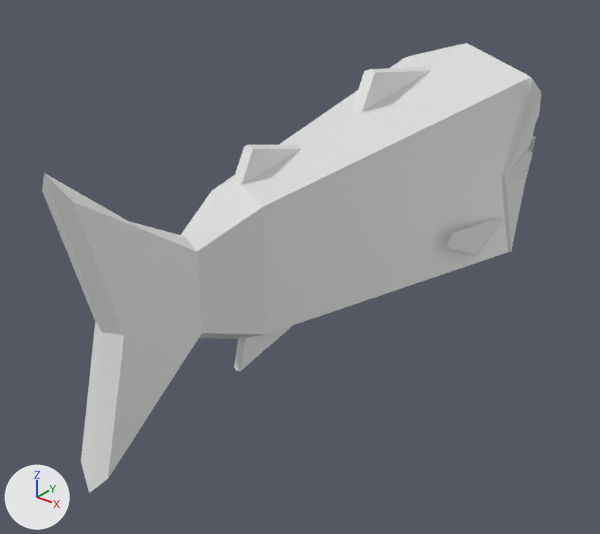
What one commit did to the Blender file scenes/entities/fish.blend.
The view is the same before and after, from a camera (50 mm lens) standing at (3.06, -4.48, 2.13) and looking at (-0.22, -0.38, -0.41). The lights are fixed; the arrows at lower left show +X, +Y and +Z. The picture after the commit comes second.

The first picture shows 'Fish'.
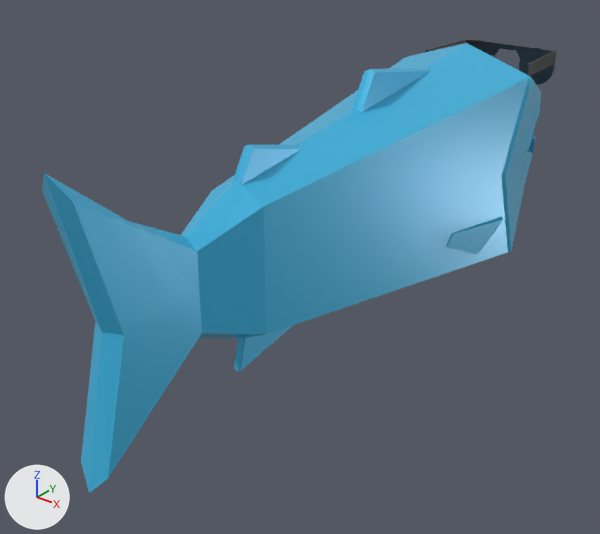
Commit message: work on fish

The change, as JSON lines over the scene's bpy script:
```json
{"op": "add", "block": "mat_fish", "code": ["mat_fish = principled_material('Fish')", "mat_fish.base_color = (0.0506, 0.49, 0.8)  # cyan #40bae7", "mat_fish.metallic = 0.135", "mat_fish.roughness = 0.346"]}
{"op": "add", "block": "mat_glasses", "code": ["mat_glasses = principled_material('Glasses')", "mat_glasses.base_color = (0.0264, 0.0264, 0.0264)  # black #2d2d2d", "mat_glasses.metallic = 0.354", "mat_glasses.roughness = 0.315"]}
{"block": "me_cube_001", "where": "me_cube_001.from_pydata(...)  # 213 vertices, 196 faces; spans x -0.56..0.56, y -2.46..2.57, z -0.9..0.92"}
{"op": "add", "block": "me_cube_001", "code": "me_cube_001.materials.append(mat_fish)  # cyan #40bae7"}
{"op": "add", "block": "me_cube_002", "code": ["me_cube_002 = bpy.data.meshes.new('Cube.002')", "me_cube_002.from_pydata(...)  # 205 vertices, 173 faces; spans x -0.45..0.45, y 1.565..2.169, z 0.474..0.774", "me_cube_002.polygons.foreach_set('use_smooth', [True] * 173)", "me_cube_002.materials.append(mat_glasses)  # black #2d2d2d"]}
{"op": "add", "block": "ob_glasses", "code": ["ob_glasses = bpy.data.objects.new('Glasses', me_cube_002)", "ob_glasses.location = (0.0, 0.0, 0.0)"]}
```

Where the change shows, as pixel boxes (x1, y1, x2, y2) in the pictures (600 x 534 px):
```json
{"object": "Fish", "change": "recoloured", "before": [42, 43, 541, 493], "after": [42, 43, 541, 493], "on screen": "white to cyan"}
{"object": "Glasses", "change": "added", "after": [426, 39, 557, 85]}
```
